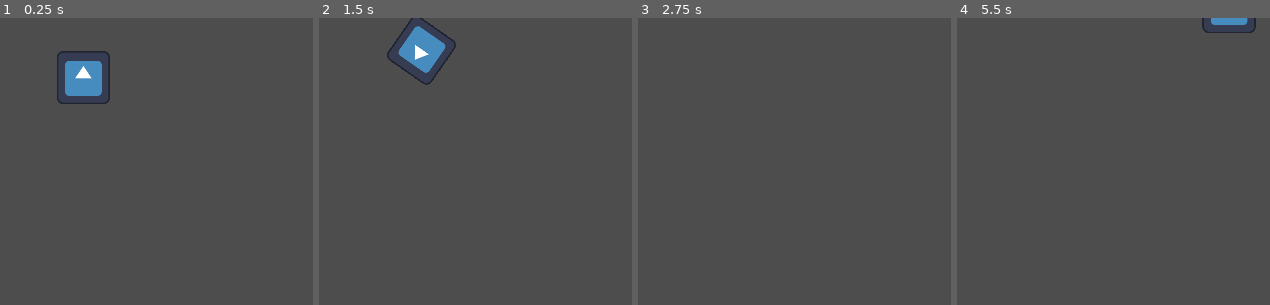
Above: before the commit, frames 1-4 (left to right).
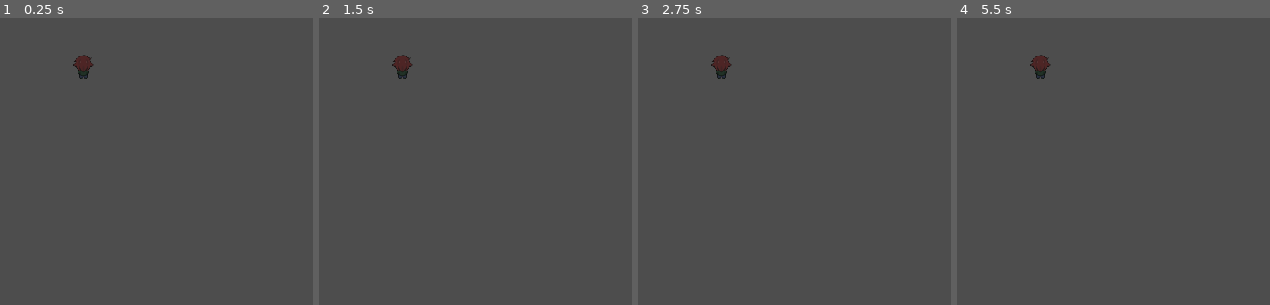
Above: after the commit, the same moments.

Repository: roimergarcia/godot-let-s-ally
Game: Godot game, scene res://scenes/world.tscn
Two runs of this game, one before a commit and one after it. Both use one fixed random seed, a clock stepped at 60 frames per second and the inputs below. The engine's default icon, where the game draws it, is replaced by a stand-in: a white triangle on a blue panel in a dark square.
Inputs:
- Up to frame 1 (0.25 s): no input
- Up to frame 2 (1.5 s): tap Enter at 0.5 s; hold D (right) 0.53-1.28 s; hold S (down) from 1.28 s (still down)
- Up to frame 3 (2.75 s): release S (down) at 2.03 s; hold D (right) from 2.03 s (still down)
- Up to frame 4 (5.5 s): tap Space at 2.75, 4.25 s; release D (right) at 2.78 s; hold W (up) 2.78-3.53 s; tap Enter at 3.5, 5 s; hold A (left) 3.53-5.03 s; hold S (down) from 5.03 s (still down)

The runs differ from the first frame. In frame 1, 1.9% of the frame differs, in the area x 18-36%, y 11-30%; in frame 2, 2.1%, in the area x 21-44%, y 0-24%; in frame 3, 0.3%; in frame 4, 0.7%.

Commit message:
Added Player "idle" and "walk" animations

Diff:
--- a/player/player.gd
+++ b/player/player.gd
@@ -1,17 +1,47 @@
 extends CharacterBody2D
 
-@export var speed = 400
+enum FASE_DIRECTION { UP, DOWN, LEFT, RIGHT }
+
+@export var speed = 200
 @export var rotation_speed = 5
 
-var rotation_direction = 0
+var walk_direction := Vector2(0, -1)
+var face_dir : FASE_DIRECTION = FASE_DIRECTION.DOWN;
 
 func get_input():
-	rotation_direction = Input.get_axis("left", "right")
-	velocity = -transform.y * Input.get_axis("down", "up") * speed
-#	var input_direction = Input.get_vector("left", "right", "up", "down")
-#	velocity = input_direction * speed
+#	rotation_direction = Input.get_axis("left", "right")
+#	velocity = -transform.y * Input.get_axis("down", "up") * speed
 
-func _physics_process(delta):
+	#Walk Animation
+	if Input.is_action_pressed("up"):
+		face_dir = FASE_DIRECTION.UP
+		$player_anim_2d.play("walk_up")
+	elif Input.is_action_pressed("down"):
+		face_dir = FASE_DIRECTION.DOWN
+		$player_anim_2d.play("walk_down")
+	elif Input.is_action_pressed("left"):
+		face_dir = FASE_DIRECTION.LEFT
+		$player_anim_2d.play("walk_left")
+	elif Input.is_action_pressed("right"):
+		face_dir = FASE_DIRECTION.RIGHT
+		$player_anim_2d.play("walk_right")
+	#Idle Animation
+	else:
+		match(face_dir):
+			FASE_DIRECTION.UP:
+				$player_anim_2d.play("idle_up")
+			FASE_DIRECTION.DOWN:
+				$player_anim_2d.play("idle_down")
+			FASE_DIRECTION.LEFT:
+				$player_anim_2d.play("idle_left")
+			FASE_DIRECTION.RIGHT:
+				$player_anim_2d.play("idle_right")
+
+	var input_direction := Input.get_vector("left", "right", "up", "down")
+	#print_debug(input_direction)
+	velocity = input_direction * speed
+
+func _physics_prosdcess(delta):
 	get_input()
-	rotation += rotation_direction * rotation_speed * delta
+	#rotation += rotation_direction * rotation_speed * delta
 	move_and_slide()
--- a/player/player.tscn
+++ b/player/player.tscn
@@ -1,14 +1,206 @@
-[gd_scene load_steps=3 format=3 uid="uid://bi6hkwuvs8u4n"]
-
-[ext_resource type="Texture2D" uid="uid://b3oytnyqiuoed" path="res://icon.svg" id="1_3e0rx"]
+[gd_scene load_steps=28 format=3 uid="uid://b03yneklmt734"]
+
 [ext_resource type="Script" path="res://player/player.gd" id="1_3s8c1"]
+[ext_resource type="Texture2D" uid="uid://bf36qtxaaotcq" path="res://player/sprites/player_up_x60.png" id="2_sap1f"]
+[ext_resource type="Texture2D" uid="uid://dgfs5ahto7t57" path="res://player/sprites/player_down_x60.png" id="3_rje5n"]
+[ext_resource type="Texture2D" uid="uid://dkk6iw68jicqm" path="res://player/sprites/player_left_x60.png" id="4_b2oxn"]
+[ext_resource type="Texture2D" uid="uid://c6ht6jtupeywo" path="res://player/sprites/player_right_x60.png" id="5_xamm7"]
+
+[sub_resource type="AtlasTexture" id="AtlasTexture_am6k7"]
+atlas = ExtResource("3_rje5n")
+region = Rect2(0, 0, 60, 60)
+
+[sub_resource type="AtlasTexture" id="AtlasTexture_ornj0"]
+atlas = ExtResource("4_b2oxn")
+region = Rect2(0, 0, 60, 60)
+
+[sub_resource type="AtlasTexture" id="AtlasTexture_asd5a"]
+atlas = ExtResource("5_xamm7")
+region = Rect2(0, 0, 60, 60)
+
+[sub_resource type="AtlasTexture" id="AtlasTexture_qj7w7"]
+atlas = ExtResource("2_sap1f")
+region = Rect2(0, 0, 60, 60)
+
+[sub_resource type="AtlasTexture" id="AtlasTexture_dvme6"]
+atlas = ExtResource("3_rje5n")
+region = Rect2(0, 0, 60, 60)
+
+[sub_resource type="AtlasTexture" id="AtlasTexture_l7qks"]
+atlas = ExtResource("3_rje5n")
+region = Rect2(60, 0, 60, 60)
+
+[sub_resource type="AtlasTexture" id="AtlasTexture_k6353"]
+atlas = ExtResource("3_rje5n")
+region = Rect2(120, 0, 60, 60)
+
+[sub_resource type="AtlasTexture" id="AtlasTexture_mqxwp"]
+atlas = ExtResource("3_rje5n")
+region = Rect2(180, 0, 60, 60)
+
+[sub_resource type="AtlasTexture" id="AtlasTexture_0skyi"]
+atlas = ExtResource("4_b2oxn")
+region = Rect2(0, 0, 60, 60)
+
+[sub_resource type="AtlasTexture" id="AtlasTexture_iique"]
+atlas = ExtResource("4_b2oxn")
+region = Rect2(60, 0, 60, 60)
+
+[sub_resource type="AtlasTexture" id="AtlasTexture_hud3r"]
+atlas = ExtResource("4_b2oxn")
+region = Rect2(120, 0, 60, 60)
+
+[sub_resource type="AtlasTexture" id="AtlasTexture_lune0"]
+atlas = ExtResource("4_b2oxn")
+region = Rect2(180, 0, 60, 60)
+
+[sub_resource type="AtlasTexture" id="AtlasTexture_rkvli"]
+atlas = ExtResource("5_xamm7")
+region = Rect2(0, 0, 60, 60)
+
+[sub_resource type="AtlasTexture" id="AtlasTexture_gprab"]
+atlas = ExtResource("5_xamm7")
+region = Rect2(60, 0, 60, 60)
+
+[sub_resource type="AtlasTexture" id="AtlasTexture_dt354"]
+atlas = ExtResource("5_xamm7")
+region = Rect2(120, 0, 60, 60)
+
+[sub_resource type="AtlasTexture" id="AtlasTexture_lnth3"]
+atlas = ExtResource("5_xamm7")
+region = Rect2(180, 0, 60, 60)
+
+[sub_resource type="AtlasTexture" id="AtlasTexture_nhsq6"]
+atlas = ExtResource("2_sap1f")
+region = Rect2(0, 0, 60, 60)
+
+[sub_resource type="AtlasTexture" id="AtlasTexture_jti3v"]
+atlas = ExtResource("2_sap1f")
+region = Rect2(60, 0, 60, 60)
+
+[sub_resource type="AtlasTexture" id="AtlasTexture_0vngw"]
+atlas = ExtResource("2_sap1f")
+region = Rect2(120, 0, 60, 60)
+
+[sub_resource type="AtlasTexture" id="AtlasTexture_lma2q"]
+atlas = ExtResource("2_sap1f")
+region = Rect2(180, 0, 60, 60)
+
+[sub_resource type="SpriteFrames" id="SpriteFrames_ulmwb"]
+animations = [{
+"frames": [{
+"duration": 1.0,
+"texture": SubResource("AtlasTexture_am6k7")
+}],
+"loop": true,
+"name": &"idle_down",
+"speed": 5.0
+}, {
+"frames": [{
+"duration": 1.0,
+"texture": SubResource("AtlasTexture_ornj0")
+}],
+"loop": true,
+"name": &"idle_left",
+"speed": 5.0
+}, {
+"frames": [{
+"duration": 1.0,
+"texture": SubResource("AtlasTexture_asd5a")
+}],
+"loop": true,
+"name": &"idle_right",
+"speed": 5.0
+}, {
+"frames": [{
+"duration": 1.0,
+"texture": SubResource("AtlasTexture_qj7w7")
+}],
+"loop": true,
+"name": &"idle_up",
+"speed": 5.0
+}, {
+"frames": [{
+"duration": 1.0,
+"texture": SubResource("AtlasTexture_dvme6")
+}, {
+"duration": 1.0,
+"texture": SubResource("AtlasTexture_l7qks")
+}, {
+"duration": 1.0,
+"texture": SubResource("AtlasTexture_k6353")
+}, {
+"duration": 1.0,
+"texture": SubResource("AtlasTexture_mqxwp")
+}],
+"loop": true,
+"name": &"walk_down",
+"speed": 5.0
+}, {
+"frames": [{
+"duration": 1.0,
+"texture": SubResource("AtlasTexture_0skyi")
+}, {
+"duration": 1.0,
+"texture": SubResource("AtlasTexture_iique")
+}, {
+"duration": 1.0,
+"texture": SubResource("AtlasTexture_hud3r")
+}, {
+"duration": 1.0,
+"texture": SubResource("AtlasTexture_lune0")
+}],
+"loop": true,
+"name": &"walk_left",
+"speed": 5.0
+}, {
+"frames": [{
+"duration": 1.0,
+"texture": SubResource("AtlasTexture_rkvli")
+}, {
+"duration": 1.0,
+"texture": SubResource("AtlasTexture_gprab")
+}, {
+"duration": 1.0,
+"texture": SubResource("AtlasTexture_dt354")
+}, {
+"duration": 1.0,
+"texture": SubResource("AtlasTexture_lnth3")
+}],
+"loop": true,
+"name": &"walk_right",
+"speed": 5.0
+}, {
+"frames": [{
+"duration": 1.0,
+"texture": SubResource("AtlasTexture_nhsq6")
+}, {
+"duration": 1.0,
+"texture": SubResource("AtlasTexture_jti3v")
+}, {
+"duration": 1.0,
+"texture": SubResource("AtlasTexture_0vngw")
+}, {
+"duration": 1.0,
+"texture": SubResource("AtlasTexture_lma2q")
+}],
+"loop": true,
+"name": &"walk_up",
+"speed": 5.0
+}]
+
+[sub_resource type="CircleShape2D" id="CircleShape2D_72vgt"]
+radius = 11.7047
 
 [node name="player" type="Node2D"]
 
-[node name="CharacterBody2D" type="CharacterBody2D" parent="."]
+[node name="player_body" type="CharacterBody2D" parent="."]
 script = ExtResource("1_3s8c1")
 
-[node name="Sprite2D" type="Sprite2D" parent="CharacterBody2D"]
-texture = ExtResource("1_3e0rx")
-
-[node name="CollisionShape2D" type="CollisionShape2D" parent="CharacterBody2D"]
+[node name="player_anim_2d" type="AnimatedSprite2D" parent="player_body"]
+position = Vector2(0, -24)
+sprite_frames = SubResource("SpriteFrames_ulmwb")
+animation = &"idle_up"
+
+[node name="player_coll_shape_2d" type="CollisionShape2D" parent="player_body"]
+shape = SubResource("CircleShape2D_72vgt")
--- a/project.godot
+++ b/project.godot
@@ -59,5 +59,6 @@
 
 [rendering]
 
+textures/canvas_textures/default_texture_filter=0
 renderer/rendering_method="gl_compatibility"
 renderer/rendering_method.mobile="gl_compatibility"
--- /dev/null
+++ b/sandbox/player_sandbox.tscn
@@ -0,0 +1,3 @@
+[gd_scene format=3 uid="uid://c83wx801nhhao"]
+
+[node name="player_sandbox" type="Node2D"]
Binary file added: player/sprites/player_down_x60.png
Not shown, added: player/sprites/player_down_x60.png.import
Binary file added: player/sprites/player_left_x60.png
Not shown, added: player/sprites/player_left_x60.png.import
Binary file added: player/sprites/player_right_x60.png
Not shown, added: player/sprites/player_right_x60.png.import
Binary file added: player/sprites/player_up_x60.png
Not shown, added: player/sprites/player_up_x60.png.import
Not shown: 1 places in scenes/world.tscn that only renumber resources
